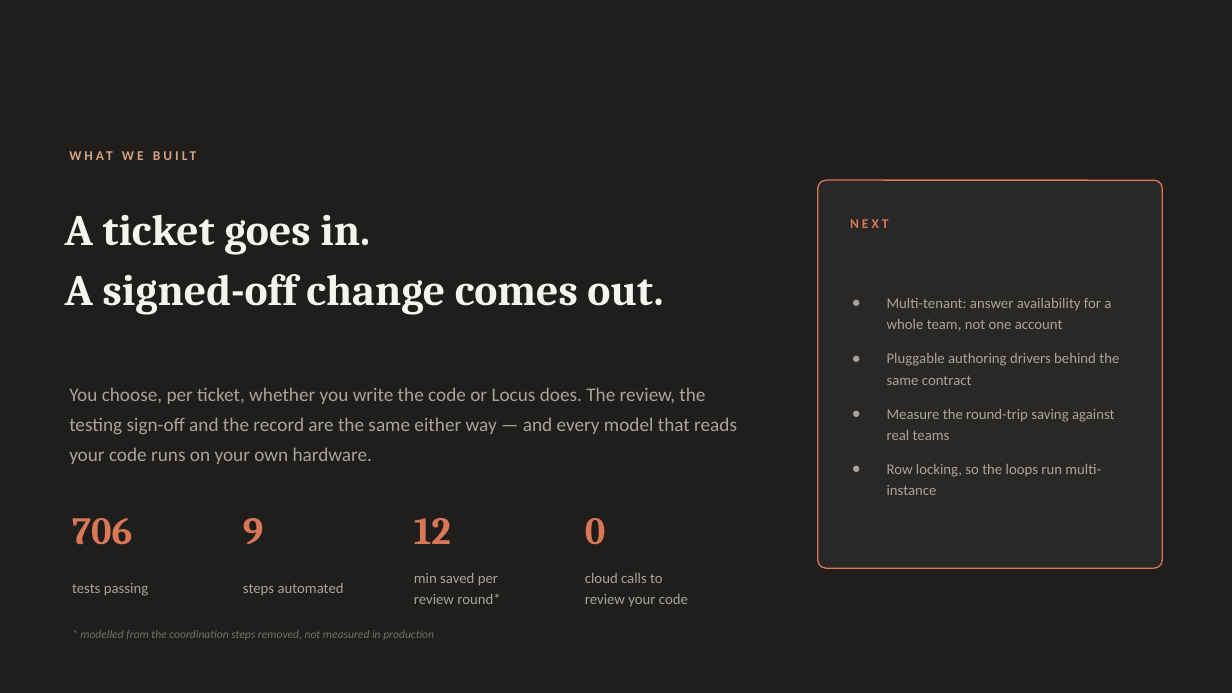
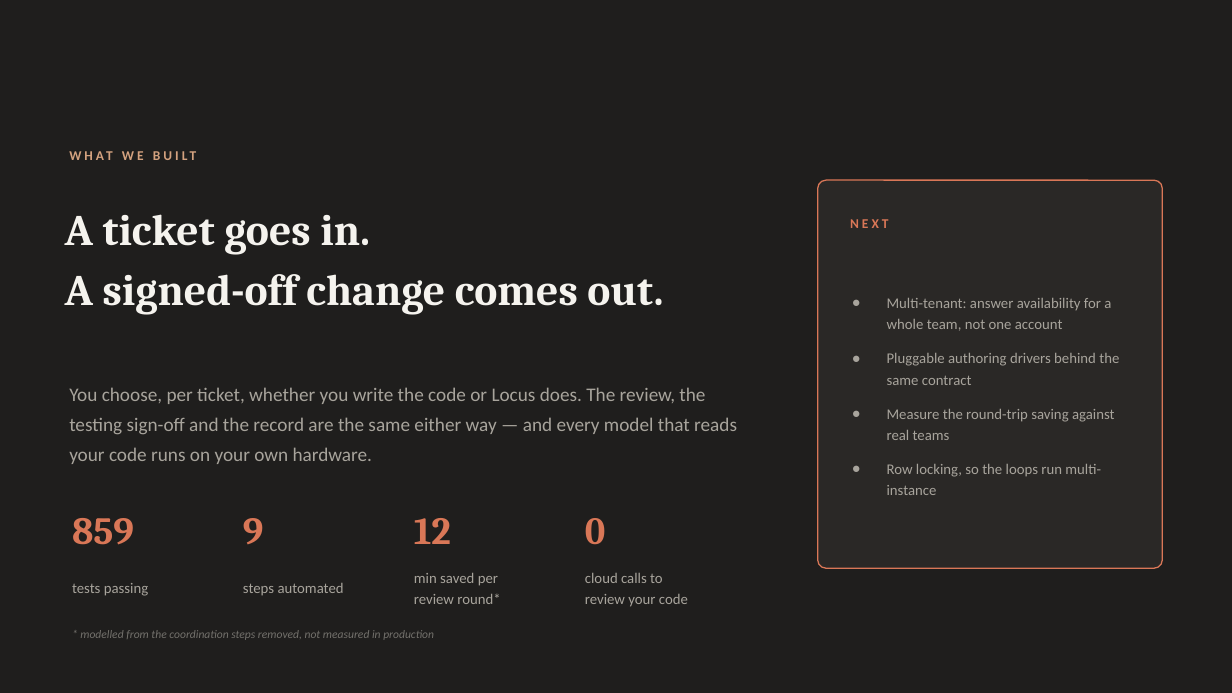
Before and after one commit to nakultt/locus, a slide deck: slide 15 of docs/pitch/hackathon/Locus-hackathon.pptx (slide 13 before the commit). Drawn at 1232x693 pixels with LibreOffice and Linux fonts; fonts in the diff are those of the drawing. Boxes give left, top, right and bottom in pixels: in the first picture for what was removed or moved away, otherwise in the second. Text is boxed around its words. In the diff, an @@ line names an element or a change of style, - is before the commit and + after.

```diff
--- a/docs/pitch/hackathon/Locus-hackathon.pptx
+++ b/docs/pitch/hackathon/Locus-hackathon.pptx
@@ text at (x1=72, y1=518, x2=134, y2=545): text changed @@
-706
+859
```
Also in this commit, not shown: 3 other slides changed, 2 slides added, 13 other files.
